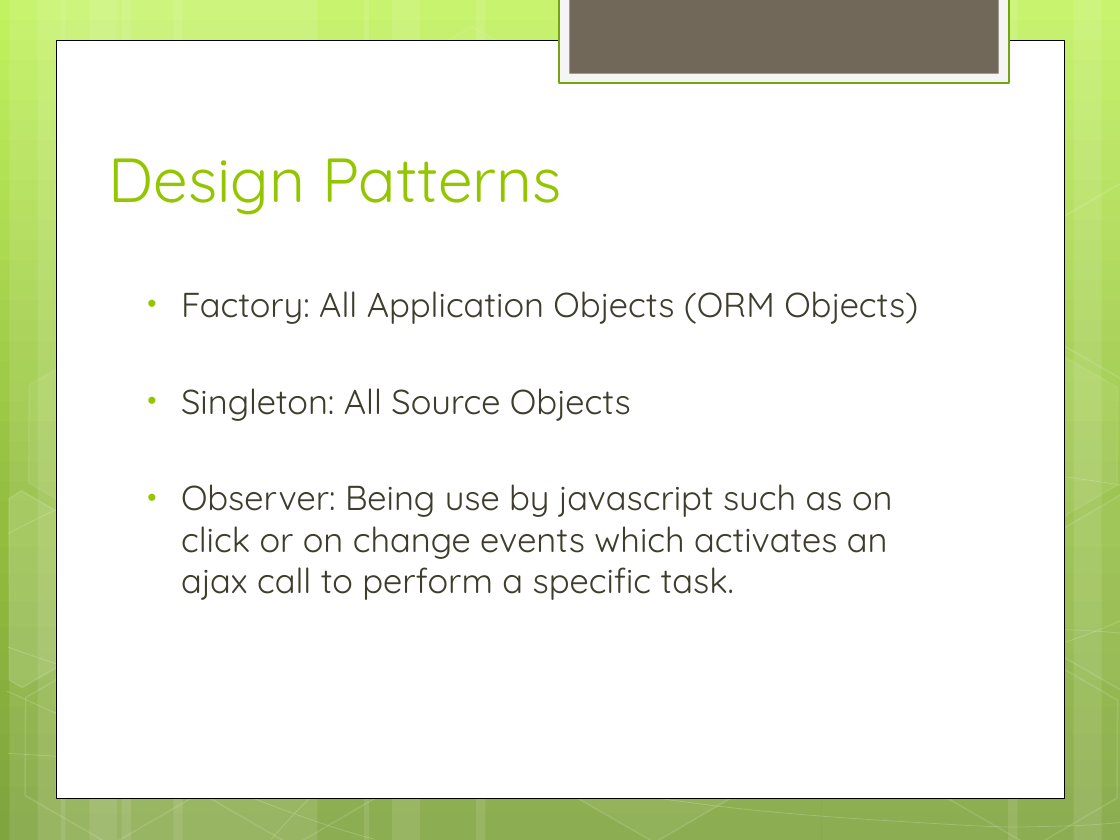
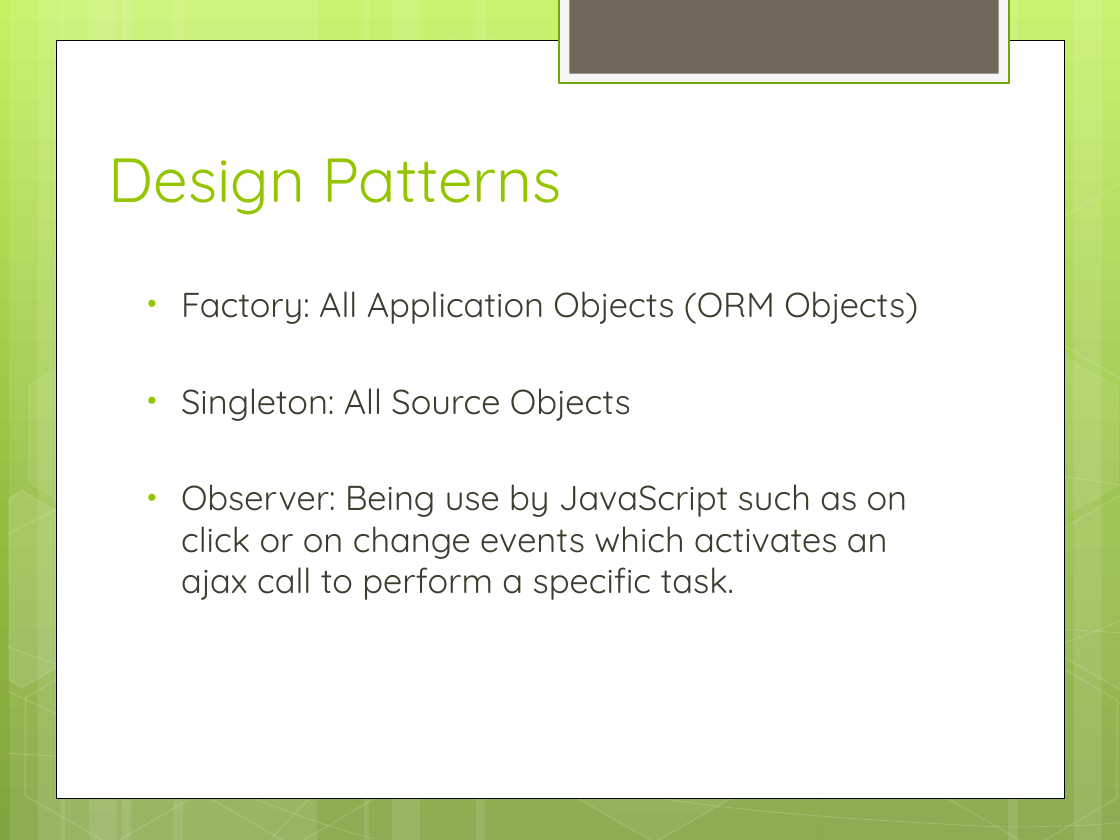
Before and after one commit to hiyenwong/cs679-b1-class-project, a slide deck: slide 24 of deliverables/final/Final Presentation.pptx (slide 25 before the commit). Drawn at 1120x840 pixels with LibreOffice and Linux fonts; fonts in the diff are those of the drawing. Boxes give left, top, right and bottom in pixels: in the first picture for what was removed or moved away, otherwise in the second. Text is boxed around its words. In the diff, an @@ line names an element or a change of style, - is before the commit and + after.

```diff
--- a/deliverables/final/Final Presentation.pptx
+++ b/deliverables/final/Final Presentation.pptx
@@ text at (181,484,907,600): text changed @@
-• Observer: Being use by javascript such as on click or on change events which activates an ajax call to perform a specific task.
+• Observer: Being use by JavaScript such as on click or on change events which activates an ajax call to perform a specific task.
```
Also in this commit, not shown: 13 other slides changed, 6 slides added, 2 slides removed.
